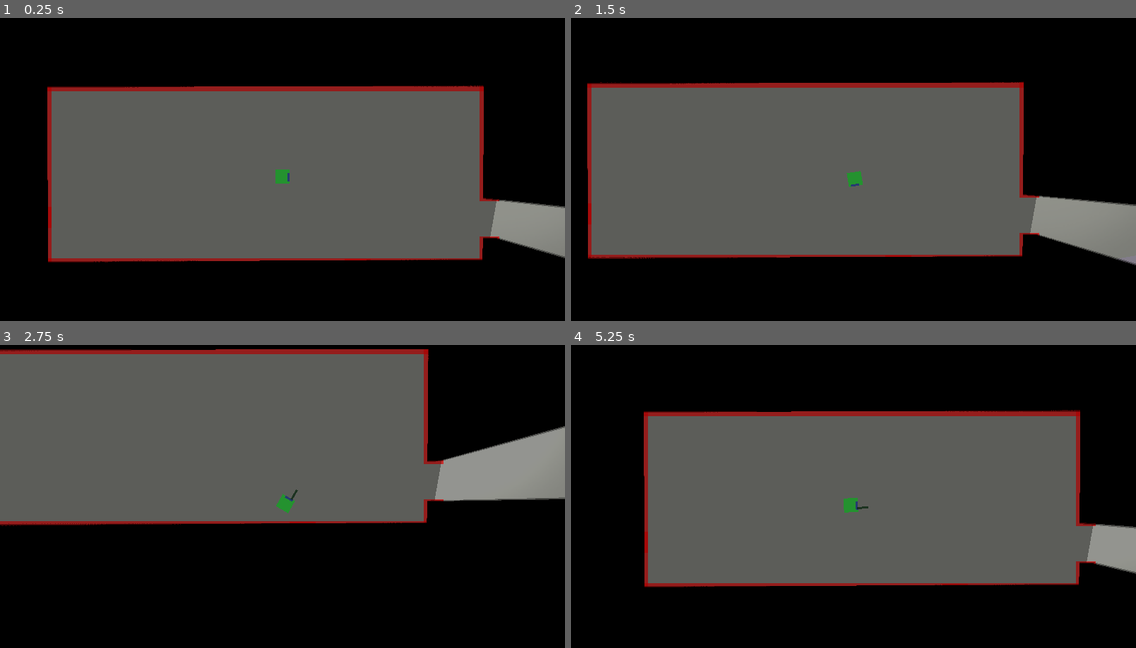
Above: before the commit, frames 1-4 (two rows, left to right).
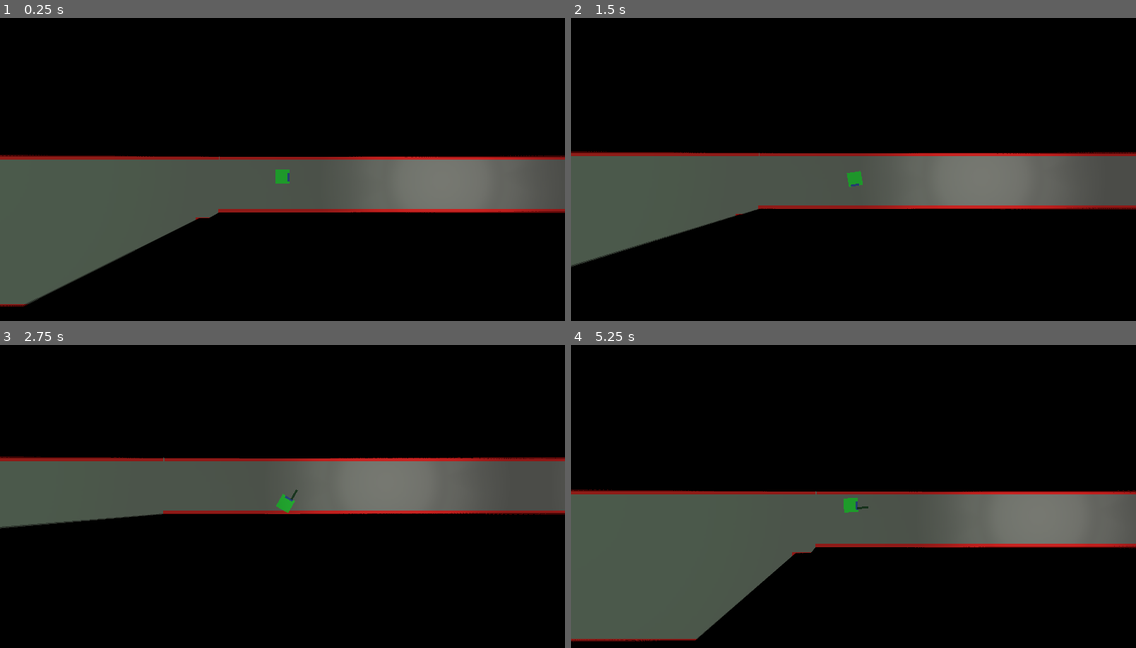
Above: after the commit, the same moments.

Repository: I3uckwheat/godot-occluded-vision-POC
Game: Godot game, scene res://light-test/light-test.tscn
The game is run twice, just before and just after one commit, with the same random seed, the same clock (stepped at 60 frames per second) and the same inputs.
Inputs (mouse positions are in pixels of both pictures, inside the frame that each line leads up to):
- Up to frame 1 (0.25 s): no input
- Up to frame 2 (1.5 s): tap Enter at 0.5 s; move the mouse to (977, 154) at 0.52 s; hold D (move_right) 0.53-1.28 s; hold Right mouse button (ready_weapon) 0.53-1.28 s; move the mouse to (740, 196) at 1.27 s; hold S (move_down) from 1.28 s (still down); right-click (740, 196) at 1.35 s
- Up to frame 3 (2.75 s): move the mouse to (339, 411) at 2.02 s; release S (move_down) at 2.03 s; hold D (move_right) from 2.03 s (still down); hold Right mouse button (ready_weapon) from 2.03 s (still down)
- Up to frame 4 (5.25 s): move the mouse to (825, 587) at 2.77 s; release D (move_right) at 2.78 s; release Right mouse button (ready_weapon) at 2.78 s; hold W (move_up) 2.78-3.53 s; right-click (825, 587) at 2.85 s; move the mouse to (1023, 566) at 3.52 s; hold Right mouse button (ready_weapon) 3.53-4.28 s; hold A (move_left) 3.53-5.03 s; move the mouse to (684, 438) at 4.27 s; right-click (684, 438) at 4.35 s; move the mouse to (881, 502) at 5.02 s; hold S (move_down) from 5.03 s (still down); hold Right mouse button (ready_weapon) from 5.03 s (still down)

The runs differ from the first frame. In frame 1, 39% of the frame differs, in the area x 0-100%, y 22-96%; in frame 2, 38%; in frame 3, 37%; in frame 4, 42%, in the area x 0-100%, y 21-99%.

Commit message:
Currently broken lighting on refresh, testing for layering techniques

Diff:
--- /dev/null
+++ b/light-test/level_prefabs/hallway.tscn
@@ -0,0 +1,55 @@
+[gd_scene load_steps=4 format=2]
+
+[ext_resource path="res://light-test/wall.tscn" type="PackedScene" id=1]
+[ext_resource path="res://light-test/LightSource.tscn" type="PackedScene" id=2]
+
+[sub_resource type="OccluderPolygon2D" id=1]
+polygon = PoolVector2Array( -236, 304, 1241, 303, 1241, 324, -236, 325 )
+
+[node name="hallway" type="Node2D"]
+position = Vector2( -301, 214 )
+__meta__ = {
+"_edit_lock_": true
+}
+
+[node name="Floor" type="ColorRect" parent="."]
+margin_left = -463.0
+margin_top = 104.0
+margin_right = 1014.0
+margin_bottom = 235.0
+color = Color( 0.568627, 0.572549, 0.541176, 1 )
+
+[node name="Walls" type="Node2D" parent="."]
+
+[node name="StaticBody2D8" parent="Walls" instance=ExtResource( 1 )]
+position = Vector2( 275, 218 )
+scale = Vector2( 49.24, 1 )
+
+[node name="StaticBody2D9" parent="Walls" instance=ExtResource( 1 )]
+position = Vector2( 277, 118 )
+scale = Vector2( 49.24, 1 )
+
+[node name="Occluders" type="Node2D" parent="."]
+
+[node name="Pillar6" type="LightOccluder2D" parent="Occluders"]
+position = Vector2( -225, -196 )
+occluder = SubResource( 1 )
+
+[node name="Pillar7" type="LightOccluder2D" parent="Occluders"]
+position = Vector2( -227, -96 )
+occluder = SubResource( 1 )
+
+[node name="Lights" type="Node2D" parent="Occluders"]
+
+[node name="Light2D" parent="Occluders/Lights" instance=ExtResource( 2 )]
+position = Vector2( -140, 166 )
+texture_scale = 0.35
+energy = 0.99
+
+[node name="Light2D2" parent="Occluders/Lights" instance=ExtResource( 2 )]
+position = Vector2( 266, 171 )
+texture_scale = 0.35
+
+[node name="Light2D3" parent="Occluders/Lights" instance=ExtResource( 2 )]
+position = Vector2( 711, 168 )
+texture_scale = 0.35
--- /dev/null
+++ b/light-test/level_prefabs/small_room.tscn
@@ -0,0 +1,70 @@
+[gd_scene load_steps=6 format=2]
+
+[ext_resource path="res://light-test/wall.tscn" type="PackedScene" id=1]
+[ext_resource path="res://light-test/LightSource.tscn" type="PackedScene" id=2]
+
+[sub_resource type="OccluderPolygon2D" id=1]
+polygon = PoolVector2Array( -236, 304, 177, 302, 177, 327, -236, 325 )
+
+[sub_resource type="OccluderPolygon2D" id=2]
+polygon = PoolVector2Array( -231, 305, -227, 560, -203, 559, -204, 306 )
+
+[sub_resource type="OccluderPolygon2D" id=3]
+polygon = PoolVector2Array( 146, 206, 174, 206, 171, 352, 144, 352 )
+
+[node name="small_room" type="Node2D"]
+position = Vector2( -301, 214 )
+__meta__ = {
+"_edit_lock_": true
+}
+
+[node name="Floor" type="ColorRect" parent="."]
+margin_left = 74.0
+margin_top = -31.0
+margin_right = 477.0
+margin_bottom = 235.0
+color = Color( 0.568627, 0.572549, 0.541176, 1 )
+
+[node name="Lights" type="Node2D" parent="."]
+
+[node name="Occluders" type="Node2D" parent="Lights"]
+
+[node name="Pillar6" type="LightOccluder2D" parent="Lights/Occluders"]
+position = Vector2( 300, -333 )
+occluder = SubResource( 1 )
+
+[node name="Pillar8" type="LightOccluder2D" parent="Lights/Occluders"]
+position = Vector2( 300, -333 )
+occluder = SubResource( 2 )
+
+[node name="Pillar7" type="LightOccluder2D" parent="Lights/Occluders"]
+position = Vector2( 307, -98 )
+occluder = SubResource( 1 )
+
+[node name="Pillar9" type="LightOccluder2D" parent="Lights/Occluders"]
+position = Vector2( 303, -125 )
+occluder = SubResource( 3 )
+
+[node name="Light2D3" parent="Lights" instance=ExtResource( 2 )]
+position = Vector2( 130, 15 )
+texture_scale = 1.5
+color = Color( 0, 1, 0.180392, 1 )
+energy = 0.56
+
+[node name="Walls" type="Node2D" parent="."]
+
+[node name="StaticBody2D8" parent="Walls" instance=ExtResource( 1 )]
+position = Vector2( 275, 218 )
+scale = Vector2( 13.8, 1 )
+
+[node name="StaticBody2D9" parent="Walls" instance=ExtResource( 1 )]
+position = Vector2( 271, -17 )
+scale = Vector2( 13.8, 1 )
+
+[node name="StaticBody2D10" parent="Walls" instance=ExtResource( 1 )]
+position = Vector2( 86, 100 )
+scale = Vector2( 1.12, 8.56 )
+
+[node name="StaticBody2D11" parent="Walls" instance=ExtResource( 1 )]
+position = Vector2( 461, 157 )
+scale = Vector2( 1.12, 5.12 )
--- /dev/null
+++ b/light-test/level_prefabs/test_room_complex.tscn
@@ -0,0 +1,172 @@
+[gd_scene load_steps=10 format=2]
+
+[ext_resource path="res://light-test/wall.tscn" type="PackedScene" id=1]
+[ext_resource path="res://light-test/LightSource.tscn" type="PackedScene" id=2]
+
+[sub_resource type="OccluderPolygon2D" id=1]
+polygon = PoolVector2Array( -241, -25, -85, -21, 28, -22, 319, -28, 1262, -22, 1267, 445, 1236, 444, 1237, -10, 407.002, -7.99841, -7, -7, -6, 256, -21, 256, -24, 189, -23, 166, -22, -6, -241, -1 )
+
+[sub_resource type="OccluderPolygon2D" id=6]
+polygon = PoolVector2Array( 1301, 410, 1266, 410, 1268, 587, -180, 596, -179, -87, -199, -87, -193, 616, 1292, 613 )
+
+[sub_resource type="OccluderPolygon2D" id=2]
+polygon = PoolVector2Array( 629, 0, 630, 150, 610, 151, 608, -24, 629, -26 )
+
+[sub_resource type="OccluderPolygon2D" id=3]
+polygon = PoolVector2Array( 639, 259, 642, 241, 627, 236, 629, 207, 610, 207, 609, 238, -22, 241, -20, 255, 420, 260, 420, 633, -13, 631, -11, 365, -31, 367, -30, 655, 444, 654, 444, 256 )
+
+[sub_resource type="OccluderPolygon2D" id=7]
+polygon = PoolVector2Array( 914, 222, 968, 222, 967, 270, 915, 270 )
+
+[sub_resource type="OccluderPolygon2D" id=4]
+polygon = PoolVector2Array( 790, 230, 808, 228, 809, 280, 789, 279 )
+
+[sub_resource type="OccluderPolygon2D" id=5]
+polygon = PoolVector2Array( 931, 224, 947, 224, 948, 274, 930, 274 )
+
+[node name="test_room_complex" type="Node2D"]
+position = Vector2( -301, 214 )
+__meta__ = {
+"_edit_lock_": true
+}
+
+[node name="Floor" type="ColorRect" parent="."]
+margin_left = -466.0
+margin_top = -563.0
+margin_right = 1032.0
+margin_bottom = 235.0
+color = Color( 0.568627, 0.572549, 0.541176, 1 )
+
+[node name="Walls" type="Node2D" parent="."]
+
+[node name="StaticBody2D" parent="Walls" instance=ExtResource( 1 )]
+position = Vector2( 400, -551 )
+scale = Vector2( 42.8, 1 )
+
+[node name="StaticBody2D21" parent="Walls" instance=ExtResource( 1 )]
+position = Vector2( -350, -547 )
+scale = Vector2( 8.15062, 1 )
+
+[node name="StaticBody2D8" parent="Walls" instance=ExtResource( 1 )]
+position = Vector2( 275, 218 )
+scale = Vector2( 49.24, 1 )
+
+[node name="StaticBody2D18" parent="Walls" instance=ExtResource( 1 )]
+position = Vector2( -24, 107 )
+scale = Vector2( 16.0284, 1 )
+
+[node name="StaticBody2D2" parent="Walls" instance=ExtResource( 1 )]
+position = Vector2( 81, -284 )
+scale = Vector2( 22.48, 1 )
+
+[node name="StaticBody2D3" parent="Walls" instance=ExtResource( 1 )]
+position = Vector2( 388, -470 )
+scale = Vector2( 0.92, 5.97416 )
+
+[node name="StaticBody2D7" parent="Walls" instance=ExtResource( 1 )]
+position = Vector2( 1015, 127 )
+scale = Vector2( 1.4, 7.0542 )
+
+[node name="StaticBody2D9" parent="Walls" instance=ExtResource( 1 )]
+position = Vector2( 1017, -328 )
+scale = Vector2( 1.4, 15.8942 )
+
+[node name="StaticBody2D5" parent="Walls" instance=ExtResource( 1 )]
+position = Vector2( -246, -416 )
+scale = Vector2( 0.92, 9.85416 )
+
+[node name="StaticBody2D19" parent="Walls" instance=ExtResource( 1 )]
+position = Vector2( -451, -119 )
+scale = Vector2( 0.92, 23.7342 )
+
+[node name="StaticBody2D20" parent="Walls" instance=ExtResource( 1 )]
+position = Vector2( -252, -25 )
+scale = Vector2( 0.92, 9.85416 )
+
+[node name="StaticBody2D11" parent="Walls" instance=ExtResource( 1 )]
+position = Vector2( 202, -87 )
+scale = Vector2( 1.23327, 14.0844 )
+
+[node name="StaticBody2D4" parent="Walls" instance=ExtResource( 1 )]
+position = Vector2( 388, -300 )
+scale = Vector2( 0.92, 2.01416 )
+
+[node name="StaticBody2D12" parent="Walls" instance=ExtResource( 1 )]
+position = Vector2( 918, 51 )
+scale = Vector2( 0.92, 2.01416 )
+
+[node name="StaticBody2D13" parent="Walls" instance=ExtResource( 1 )]
+position = Vector2( 809, 53 )
+scale = Vector2( 0.92, 2.01416 )
+
+[node name="StaticBody2D14" parent="Walls" instance=ExtResource( 1 )]
+position = Vector2( 710, 54 )
+scale = Vector2( 0.92, 2.01416 )
+
+[node name="StaticBody2D15" parent="Walls" instance=ExtResource( 1 )]
+position = Vector2( 713, -111 )
+scale = Vector2( 0.92, 2.01416 )
+
+[node name="StaticBody2D16" parent="Walls" instance=ExtResource( 1 )]
+position = Vector2( 820, -120 )
+scale = Vector2( 2.16, 2.01416 )
+
+[node name="StaticBody2D17" parent="Walls" instance=ExtResource( 1 )]
+position = Vector2( 924, -125 )
+scale = Vector2( 0.92, 2.01416 )
+
+[node name="Occluders" type="Node2D" parent="."]
+
+[node name="LightOccluder2D" type="LightOccluder2D" parent="Occluders"]
+position = Vector2( -231, -535 )
+occluder = SubResource( 1 )
+
+[node name="LightOccluder2D4" type="LightOccluder2D" parent="Occluders"]
+position = Vector2( -266, -387 )
+occluder = SubResource( 6 )
+
+[node name="LightOccluder2D2" type="LightOccluder2D" parent="Occluders"]
+position = Vector2( -231, -535 )
+occluder = SubResource( 2 )
+
+[node name="LightOccluder2D3" type="LightOccluder2D" parent="Occluders"]
+position = Vector2( -231, -535 )
+occluder = SubResource( 3 )
+
+[node name="Light Pillar" type="LightOccluder2D" parent="Occluders"]
+position = Vector2( -121, -365 )
+occluder = SubResource( 7 )
+
+[node name="Pillar1" type="LightOccluder2D" parent="Occluders"]
+position = Vector2( -86, -364 )
+occluder = SubResource( 4 )
+
+[node name="Pillar3" type="LightOccluder2D" parent="Occluders"]
+position = Vector2( -20, -199 )
+occluder = SubResource( 5 )
+
+[node name="Pillar4" type="LightOccluder2D" parent="Occluders"]
+position = Vector2( -15, -372 )
+occluder = SubResource( 5 )
+
+[node name="Pillar5" type="LightOccluder2D" parent="Occluders"]
+position = Vector2( -130, -198 )
+occluder = SubResource( 5 )
+
+[node name="Pillar6" type="LightOccluder2D" parent="Occluders"]
+position = Vector2( -229, -196 )
+occluder = SubResource( 5 )
+
+[node name="Lights" type="Node2D" parent="Occluders"]
+
+[node name="Light2D" parent="Occluders/Lights" instance=ExtResource( 2 )]
+position = Vector2( 818, -76 )
+texture_scale = 0.81
+
+[node name="Light2D3" parent="Occluders/Lights" instance=ExtResource( 2 )]
+position = Vector2( -173, -483 )
+texture_scale = 1.04
+
+[node name="Light2D2" parent="Occluders/Lights" instance=ExtResource( 2 )]
+position = Vector2( -63, -88 )
+texture_scale = 1.04
--- a/light-test/light-test.tscn
+++ b/light-test/light-test.tscn
@@ -1,16 +1,35 @@
-[gd_scene load_steps=3 format=2]
+[gd_scene load_steps=5 format=2]
 
 [ext_resource path="res://light-test/Player.tscn" type="PackedScene" id=1]
-[ext_resource path="res://light-test/test_level.tscn" type="PackedScene" id=4]
+[ext_resource path="res://light-test/level_prefabs/test_room_complex.tscn" type="PackedScene" id=2]
+[ext_resource path="res://light-test/level_prefabs/hallway.tscn" type="PackedScene" id=3]
+[ext_resource path="res://light-test/level_prefabs/small_room.tscn" type="PackedScene" id=4]
 
 [node name="Node2D" type="Node2D"]
 position = Vector2( -143, -45 )
 
-[node name="TestLevel" parent="." instance=ExtResource( 4 )]
+[node name="OutOfBounds" type="ColorRect" parent="."]
+margin_left = -4928.0
+margin_top = -1667.0
+margin_right = 4766.0
+margin_bottom = 2356.0
+color = Color( 0, 0, 0, 1 )
+__meta__ = {
+"_edit_lock_": true
+}
+
+[node name="small_room" parent="." instance=ExtResource( 4 )]
+position = Vector2( -2714, -316 )
+
+[node name="test_room_complex" parent="." instance=ExtResource( 2 )]
+position = Vector2( -295, 216 )
+
+[node name="hallway" parent="." instance=ExtResource( 3 )]
+position = Vector2( -1774, -451 )
 
 [node name="Player" parent="." instance=ExtResource( 1 )]
 light_mask = 2
-position = Vector2( -206, -201 )
+position = Vector2( -2147, -294 )
 
 [node name="Camera2D" type="Camera2D" parent="Player"]
 current = true
Not shown, added: export_presets.cfg
Not shown, added: 2D Lights and Shadows.exe
Not shown, added: 2D Lights and Shadows.pck
